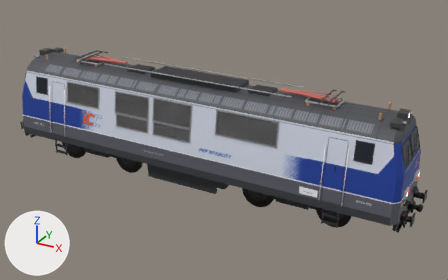
Before and after pictures for a commit that changed the glTF model gra/modele/EP09.glb.
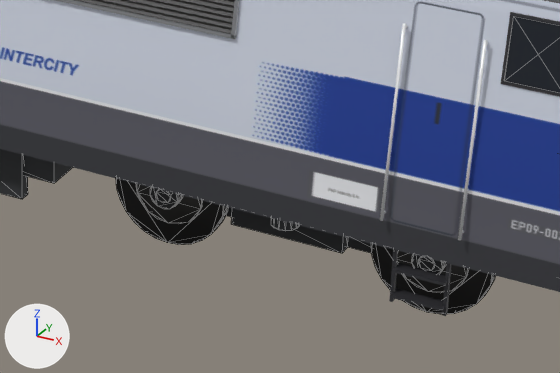
The first picture shows the older version from a 50 mm lens placed at (11.32, -18.67, 11.28), pointed at (0.89, 0.29, 1.8). The close-ups show the older and then the newer version on the part from 47% to 83% of the width and 49% to 87% of the height of that picture. Only the edits that show in the close-ups are written down. Every picture has the same lights, and +X, +Y and +Z are marked at lower left. The close-ups show mesh edges as thin lines. Vertices at exactly the same position are counted once.

In view in the first close-up: 'EP09_det_kratka', 'EP09_det_lamela', 'EP09_det_porecz', 'EP09_det_rama', 'EP09_det_szklo', 'EP09_pod_kolo', 'EP09_pod_obrecz', 'EP09_pod_rama', 'EP09_pod_skrz', 'EP09_pudlo'.
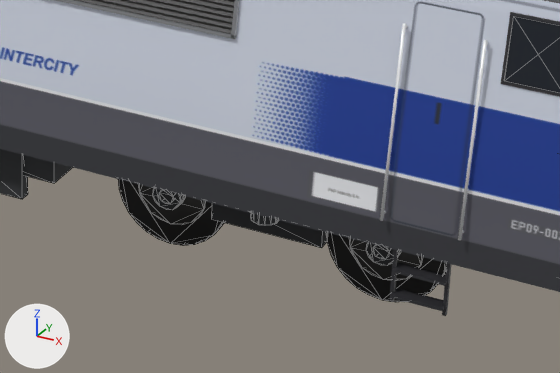
Boxes (x1, y1, x2, y2) around the edits, measured in the close-ups (560 x 373 px; the box of a moved part takes in the faces that stretch with it):
'EP09_pod_kolo', reshaped (13% narrower, 9% shorter): before (116, 179, 495, 315); after (118, 179, 446, 303)
'EP09_pod_rama', reshaped: before (150, 188, 446, 273); after (153, 188, 401, 266)
'EP09_pod_obrecz', reshaped (mostly hidden): before (136, 184, 469, 293); after (138, 184, 423, 281)
part 1 of me_cylinder_001, moved or reshaped: before (116, 179, 228, 245); after (118, 179, 224, 246)
part 2 of me_cylinder_001, moved or reshaped: before (371, 244, 495, 315); after (327, 233, 446, 303)
part 3 of me_cylinder_002, moved or reshaped: before (136, 184, 203, 224); after (138, 184, 205, 225)
part 4 of me_cylinder_002, moved or reshaped: before (398, 251, 469, 293); after (349, 238, 423, 281)
part 5 of me_cylinder, moved or reshaped: before (419, 257, 435, 271); after (373, 245, 389, 259)
part 6 of me_cylinder, moved or reshaped: before (412, 255, 446, 273); after (366, 243, 401, 266)
part 7 of me_cylinder, moved or reshaped: before (231, 208, 348, 253); after (212, 203, 328, 248)
part 8 of me_cylinder, moved or reshaped (not visible afterwards): before (225, 207, 372, 253)

Edits to the bpy script that builds the scene:
```text
Change me_cylinder_001:
    used by ob_ep09_pod_kolo; location = (0.0, 0.0, 0.0)
    remove me_cylinder_001.from_pydata(...)  # 448 vertices, 864 faces; spans x -6.35..6.35, y -0.82..0.82, z 0.0..1.25
    add me_cylinder_001.from_pydata(...)  # 448 vertices, 864 faces; spans x -5.88..5.88, y -0.82..0.82, z 0.0..1.25
    me_cylinder_001 part 1: the loose piece of 56 vertices spanning x 2.25..3.5, y -0.82..-0.68, z 0.0..1.25 is moved by (0.03, 0.0, 0.0)
    me_cylinder_001 part 2: the loose piece of 56 vertices spanning x 5.1..6.35, y -0.82..-0.68, z 0.0..1.25 is moved by (-0.47, 0.0, 0.0)
    other edits to the shape of me_cylinder_001 do not show in these pictures
Change me_cylinder_002:
    used by ob_ep09_pod_obrecz; location = (0.0, 0.0, 0.0)
    remove me_cylinder_002.from_pydata(...)  # 320 vertices, 608 faces; spans x -6.11..6.11, y -0.82..0.82, z 0.24..1.01
    add me_cylinder_002.from_pydata(...)  # 320 vertices, 608 faces; spans x -5.64..5.64, y -0.82..0.82, z 0.24..1.01
    me_cylinder_002 part 3: the loose piece of 40 vertices spanning x 2.49..3.26, y -0.82..-0.68, z 0.24..1.01 is moved by (0.03, 0.0, 0.0)
    me_cylinder_002 part 4: the loose piece of 40 vertices spanning x 5.34..6.11, y -0.82..-0.68, z 0.24..1.01 is moved by (-0.47, 0.0, 0.0)
    other edits to the shape of me_cylinder_002 do not show in these pictures
Change me_cylinder:
    where me_cylinder.from_pydata(...)  # 528 vertices, 924 faces; spans x -8.0..8.0, y -1.3..1.3, z 0.3..1.1
    used by ob_ep09_pod_rama; location = (0.0, 0.0, 0.0)
    me_cylinder part 5: the loose piece of 20 vertices spanning x 5.6..5.8, y -0.9..0.9, z 0.5..0.7 is moved by (-0.5, 0.0, 0.0)
    me_cylinder part 6: the loose piece of 28 vertices spanning x 5.6..5.9, y -0.9..-0.8, z 0.5..0.8 is moved by (-0.5, 0.0, 0.0)
    me_cylinder part 7: the loose piece of 8 vertices spanning x 3.7..4.9, y -1.1..-0.9, z 0.6..0.9 is moved by (-0.2, 0.0, 0.0)
    me_cylinder part 8: the loose piece of 8 vertices spanning x 3.3..5.3, y -0.6..0.6, z 0.4..0.9 is moved by (-0.2, 0.0, 0.0)
```
